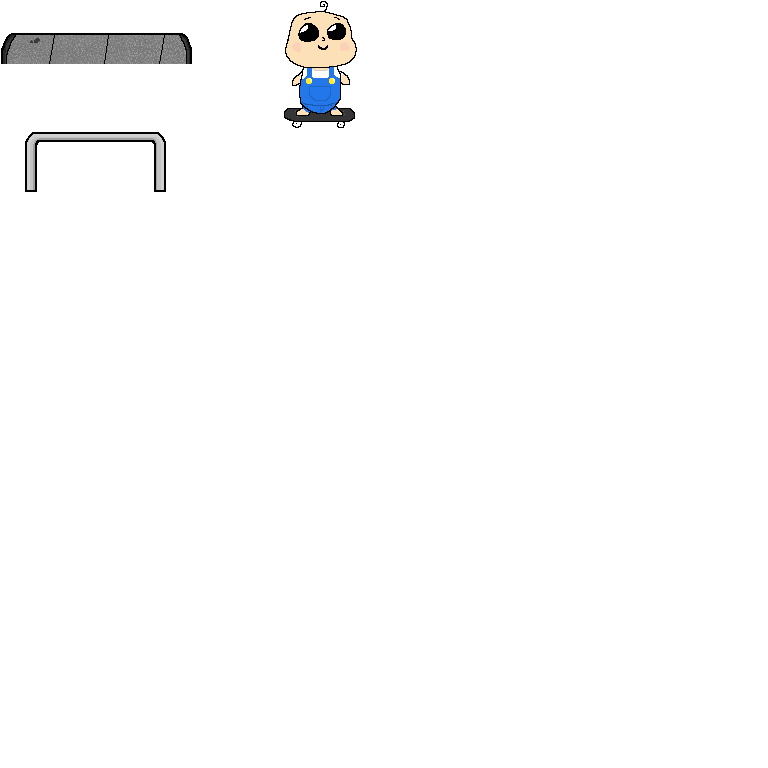
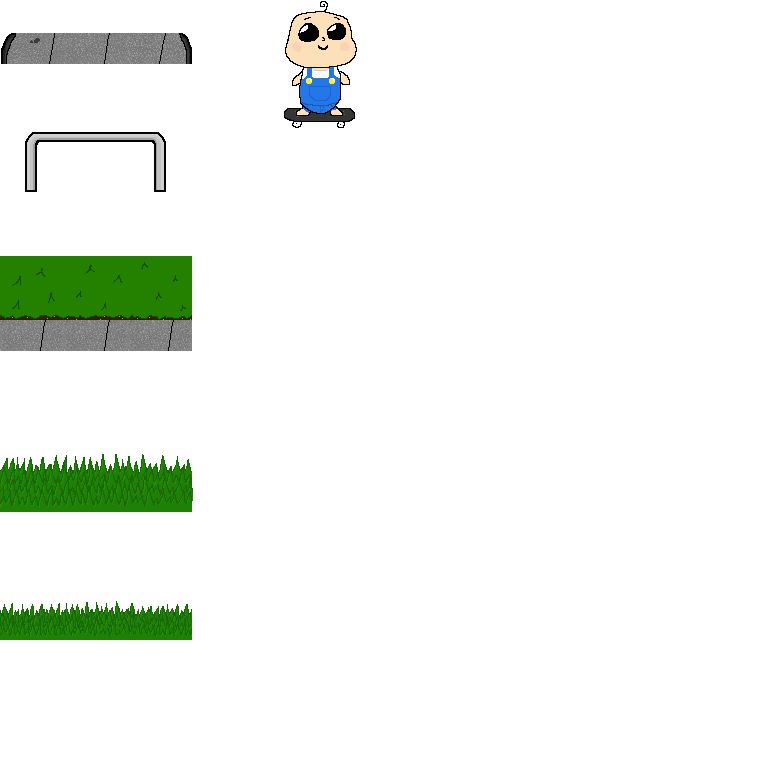
Before/after of a w=768, h=768 layered artwork. What changed in the layer stack:
painted on "Tiles" over [0, 33, 192, 640]
added layer "grass2" above "grass3" over [0, 475, 193, 636]
added layer "grass3" above "grass4" over [0, 462, 192, 628]
added layer "grass4" above "bck" over [0, 454, 192, 624]
added layer "bck" above "Baby" over [0, 473, 192, 640]
